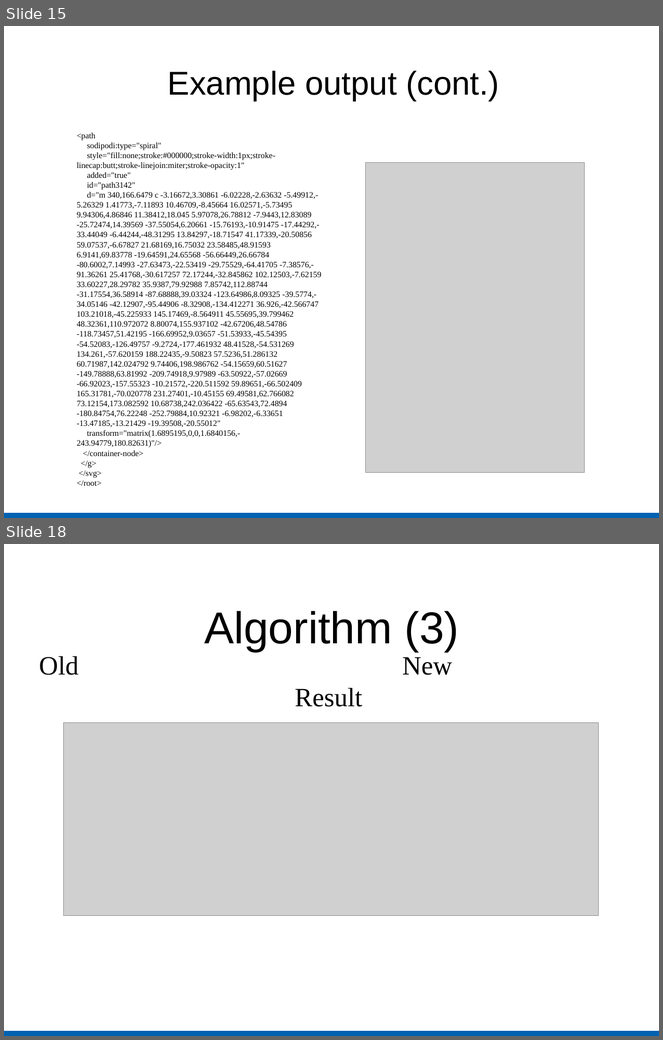
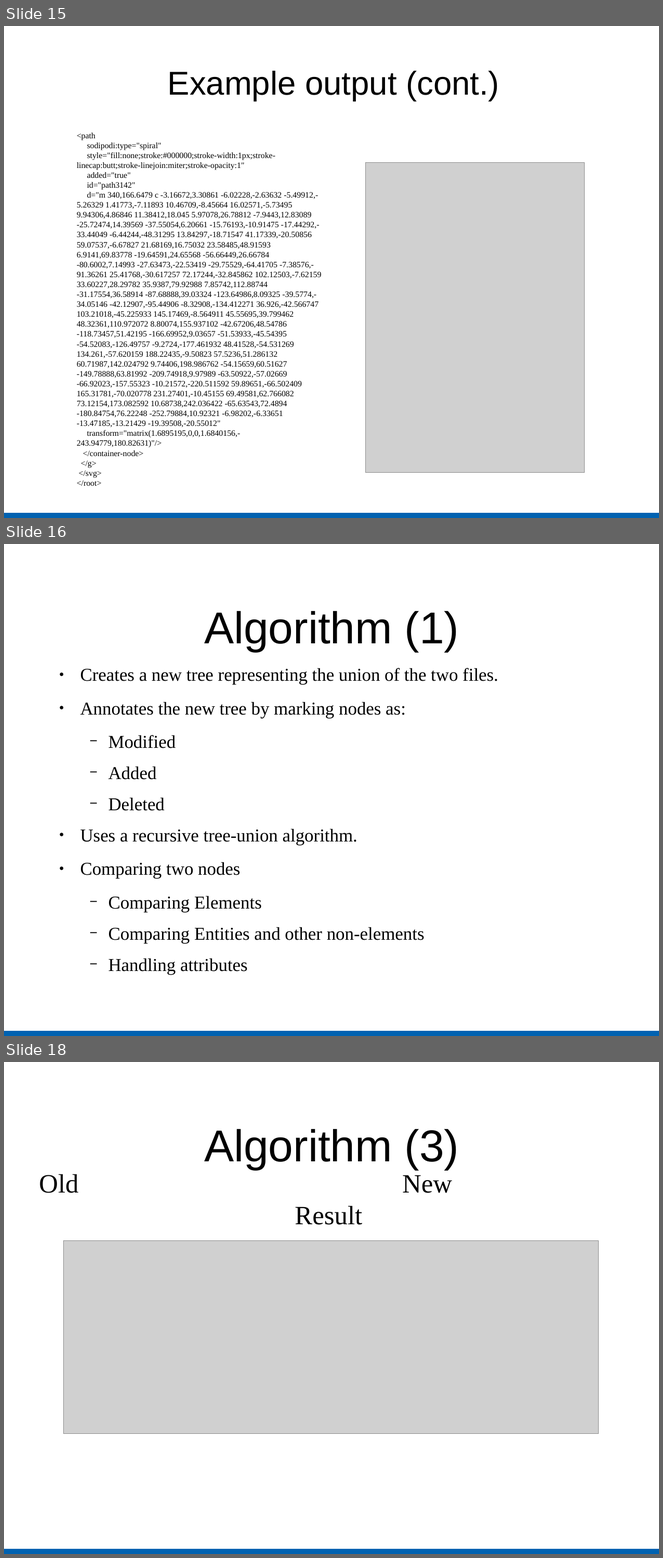
Before and after one commit to kratos12000/FastXMLDiff, a slide deck: Presentation/Slides.odp. Shown one above the other, each under a label of ours: slides 15 and 18 before the commit, slides 15, 16 and 18 after it; the slides between them are not shown. The pictures are 663x1040 and 663x1558 pixels, drawn with LibreOffice and Linux fonts; fonts in the diff are those of the drawing; grey boxes stand for pictures. Boxes give left, top, right and bottom in pixels: in the first picture for what was removed or moved away, otherwise in the second. Text is boxed around its words. In the diff, an @@ line names an element or a change of style, - is before the commit and + after.

Commit message:
Rewrote algorithm section a little.
Also cleaned up a few other slides. Nothing major.

```diff
--- a/Presentation/Slides.odp
+++ b/Presentation/Slides.odp
@@ slide 16 added at bbox=[4, 544, 659, 1036], background #FFFFFF; not listed: 1 template element that a slide beside it also shows @@
@@ title added at bbox=[204, 611, 460, 652], 54 pt, text #000000 @@
+Algorithm (1)
@@ text added at bbox=[80, 668, 499, 975], 22 pt, text #000000 @@
+● Creates a new tree representing the union of the two files.
+● Annotates the new tree by marking nodes as:
+  − Modified
+  − Added
+  − Deleted
+● Uses a recursive tree-union algorithm.
+● Comparing two nodes
+  − Comparing Elements
+  − Comparing Entities and other non-elements
+  − Handling attributes
```
Also in this commit, not shown: 5 slides changed, 1 other slide added, 2 slides removed.
